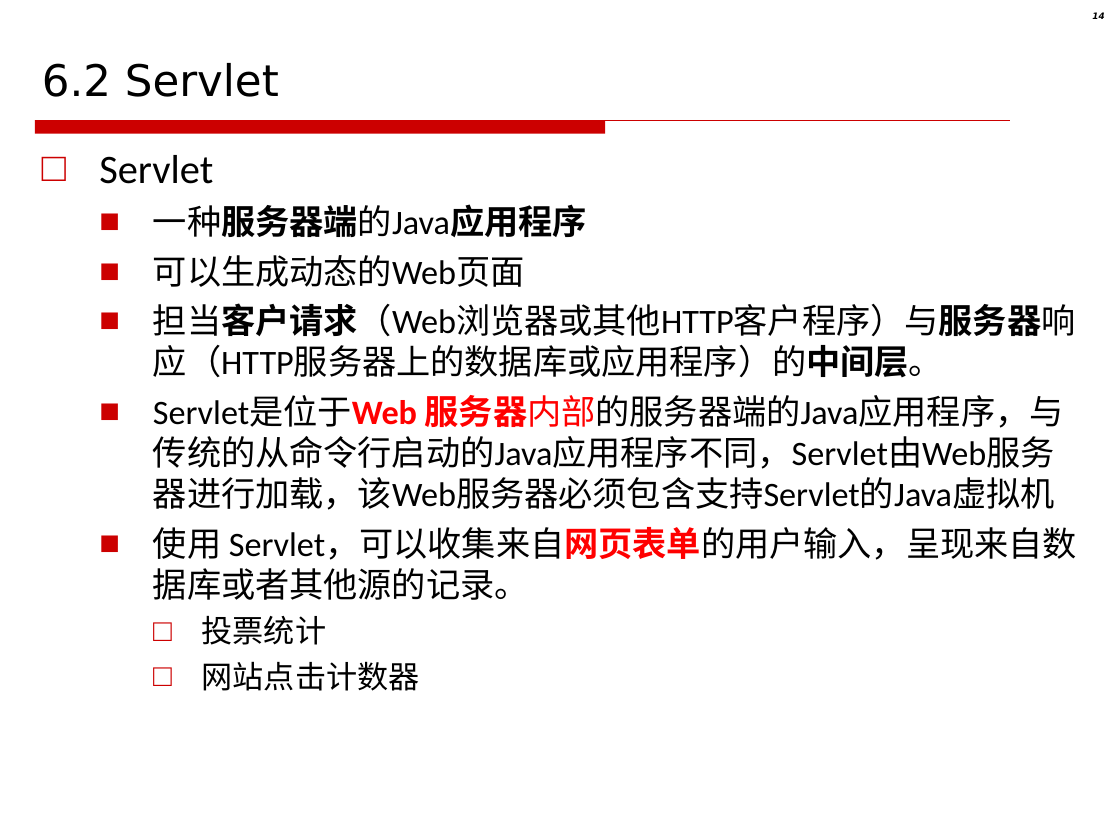
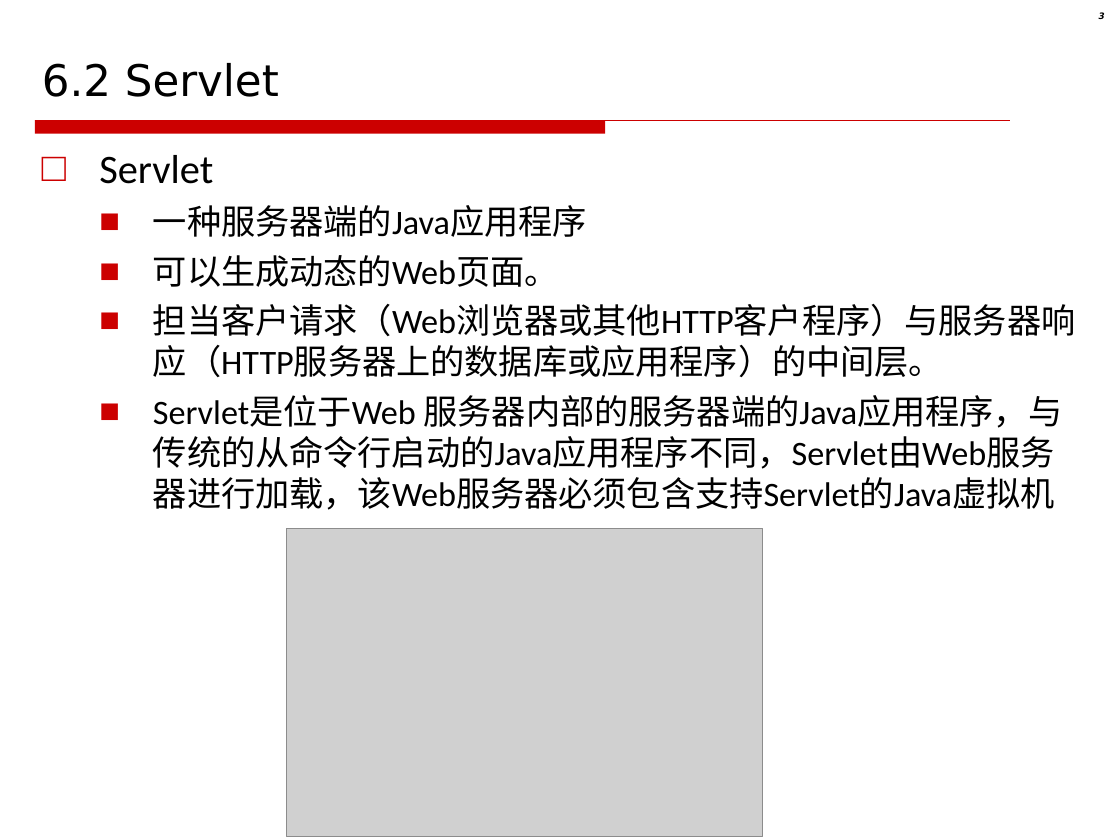
Before and after one commit to akikohaku/CSU-PPT, a slide deck: slide 3 of Web技术-2021/06.servlet.ppt (slide 14 before the commit). Drawn at 1120x840 pixels with LibreOffice and Linux fonts; fonts in the diff are those of the drawing; grey boxes stand for pictures; background and template pictures are left out. Boxes give left, top, right and bottom in pixels: in the first picture for what was removed or moved away, otherwise in the second. Text is boxed around its words. In the diff, an @@ line names an element or a change of style, - is before the commit and + after.

```diff
--- a/Web技术-2021/06.servlet.ppt
+++ b/Web技术-2021/06.servlet.ppt
@@ page number at <box>1099,13,1105,19</box>: text changed @@
-14
+3
@@ text at <box>153,205,1076,510</box>: bold off in "一种服务器端的Java应用程序", "担当客户请求（Web浏览器或其他HTTP客户程序）与服务器响应（HTTP服务器上的数据库或应用程序）的中间层。", "Servlet是位于Web 服务器内部的服务器端的Java应用程序，与传统的从命令行启动的Java应用程序不同，Serv ..."; text colour #FF0000 to #000000 in "Servlet是位于Web 服务器内部的服务器端的Java应用程序，与传统的从命令行启动的Java应用程序不同，Serv ..." @@
@@ text at <box>153,255,559,287</box>: text changed @@
-  ■ 可以生成动态的Web页面
+  ■ 可以生成动态的Web页面。
@@ text at <box>153,527,1077,691</box>: paragraphs removed @@
-  ■ 使用 Servlet，可以收集来自网页表单的用户输入，呈现来自数据库或者其他源的记录。
-    □ 投票统计
-    □ 网站点击计数器
@@ picture added at <box>287,529,763,838</box> @@
```
Also in this commit, not shown: 7 other slides changed, 3 slides added, 56 slides removed, 19 other files.
